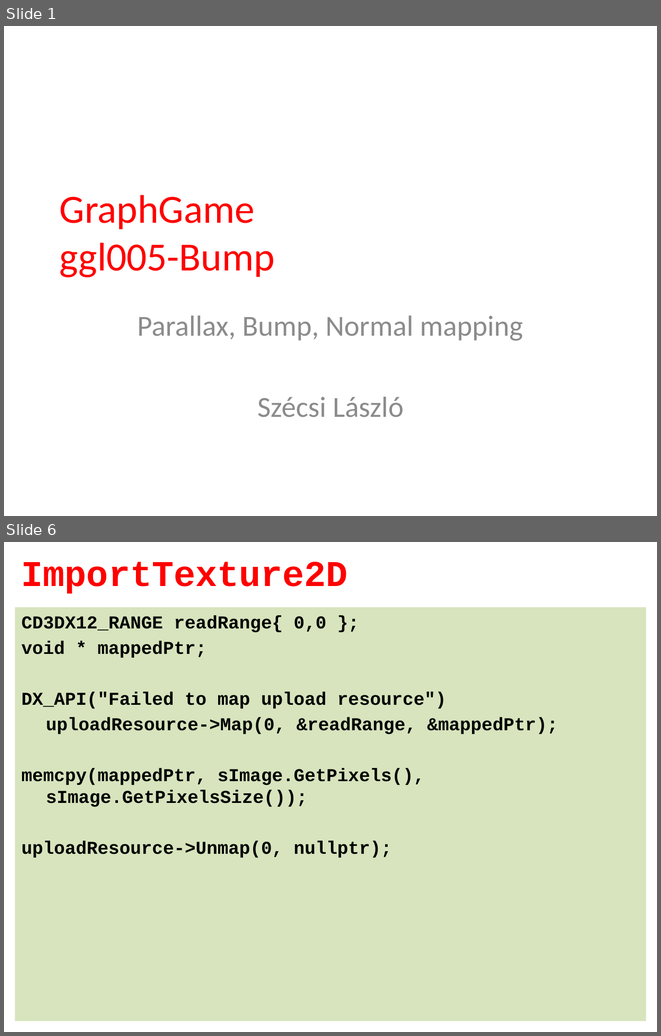
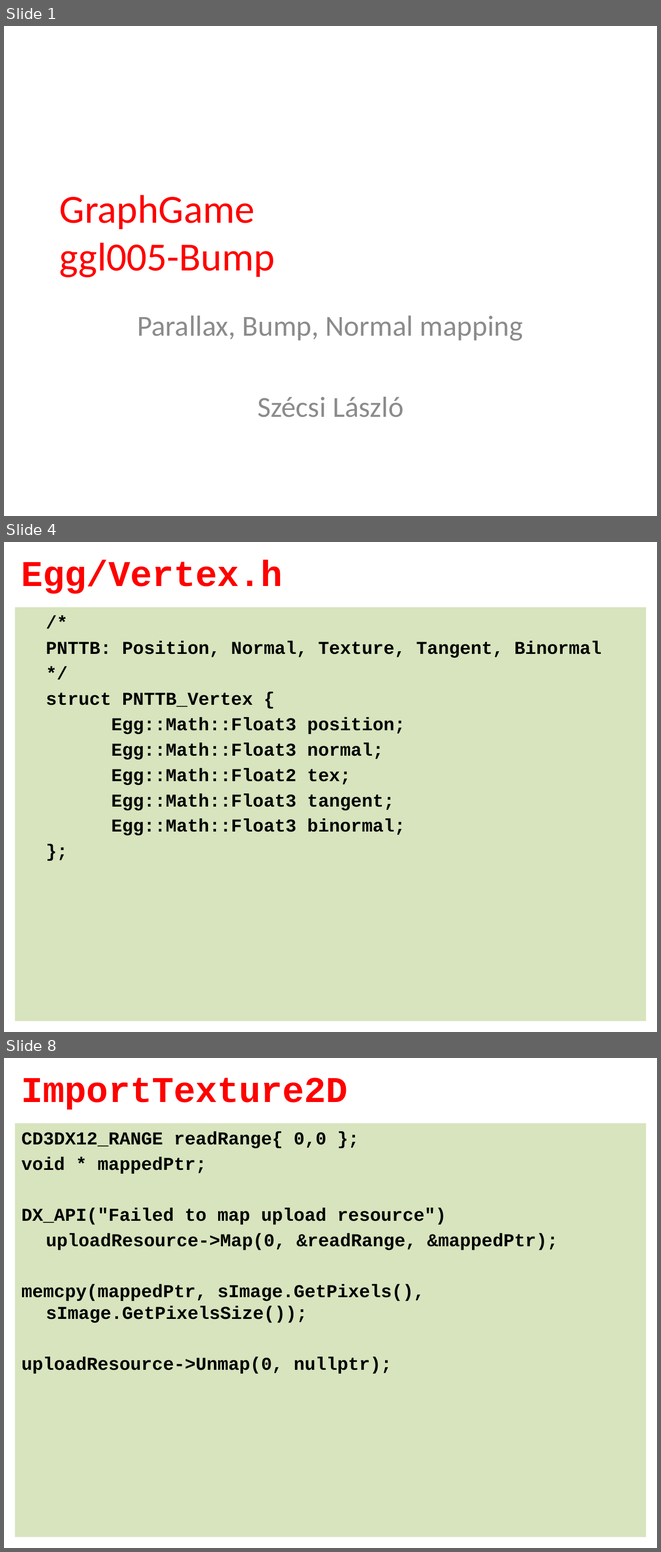
Before and after one commit to tyekx/dx12, a slide deck: Slides/ggl005-Bump.pptx. Shown one above the other, each under a label of ours: slides 1 and 6 before the commit, slides 1, 4 and 8 after it; the slides between them are not shown. The pictures are 661x1036 and 661x1552 pixels, drawn with LibreOffice and Linux fonts; fonts in the diff are those of the drawing; background and template pictures are left out. Boxes give left, top, right and bottom in pixels: in the first picture for what was removed or moved away, otherwise in the second. Text is boxed around its words. In the diff, an @@ line names an element or a change of style, - is before the commit and + after.

```diff
--- a/Slides/ggl005-Bump.pptx
+++ b/Slides/ggl005-Bump.pptx
@@ slide 4 added at (x1=4, y1=542, x2=657, y2=1032), background #FFFFFF @@
@@ title added at (x1=21, y1=560, x2=283, y2=594), 40 pt, text #FF0000, bold @@
+Egg/Vertex.h
@@ text added at (x1=15, y1=607, x2=646, y2=1021), fill #D7E4BD, 20 pt, text #000000, bold @@
+/*
+PNTTB: Position, Normal, Texture, Tangent, Binormal
+*/
+struct PNTTB_Vertex {
+Egg::Math::Float3 position;
+Egg::Math::Float3 normal;
+Egg::Math::Float2 tex;
+Egg::Math::Float3 tangent;
+Egg::Math::Float3 binormal;
+};
@@ what was slide 6 is now slide 8 @@
```
Also in this commit, not shown: 2 slides changed, 3 other slides added, 2 slides removed, 6 other files.
